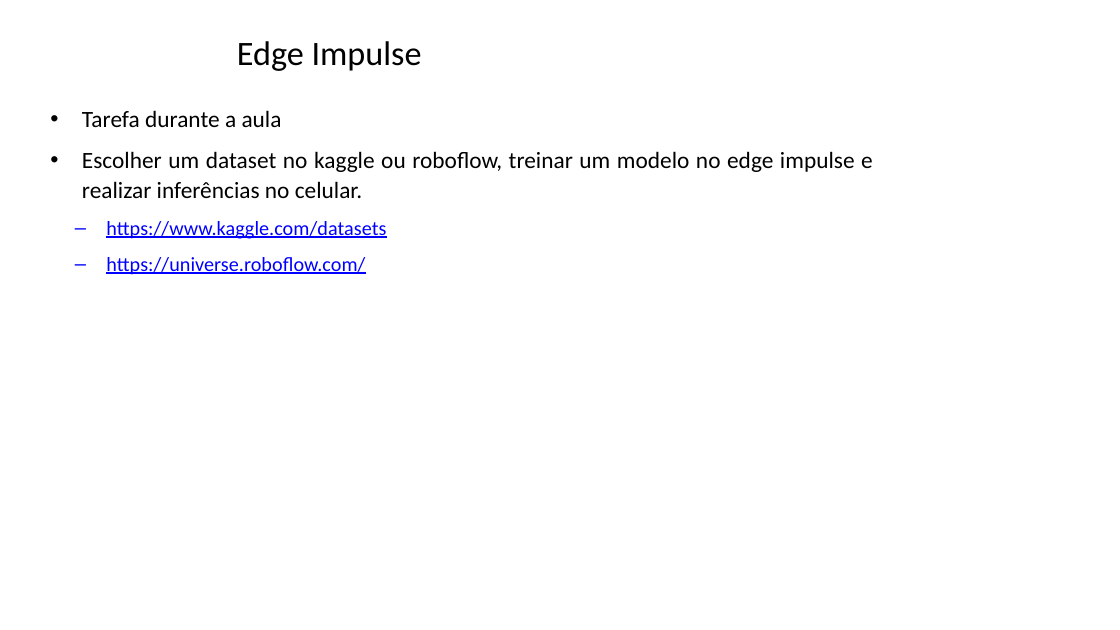
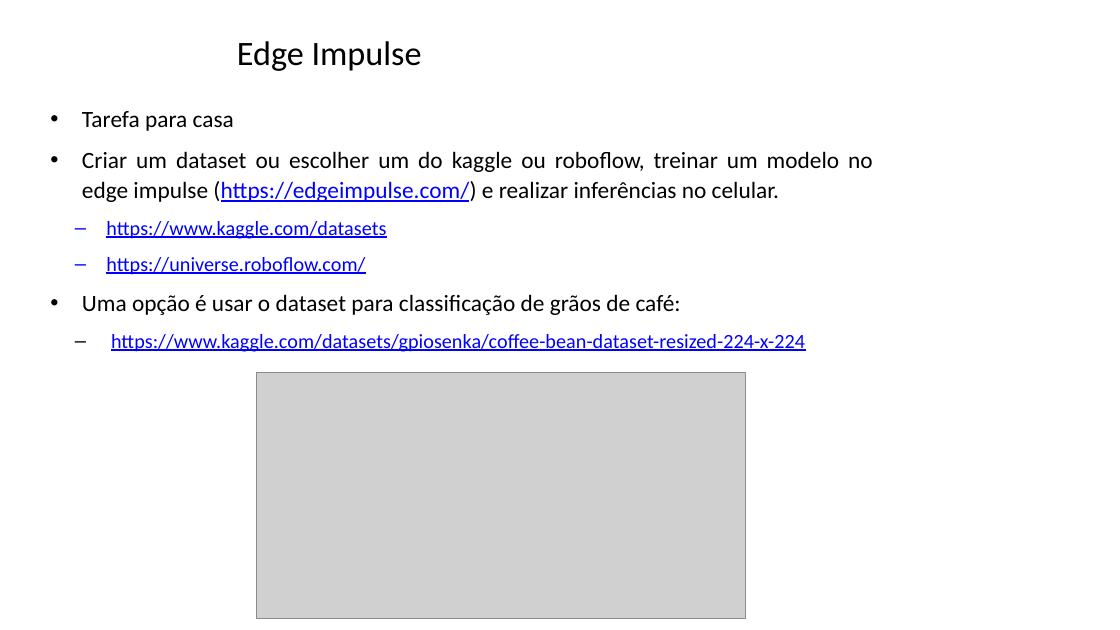
Before and after one commit to zz4fap/tp557-iot-ml, a slide deck: slide 70 of slides/TP557_14_introducao_tensorflowlite.pptx (slide 71 before the commit). Drawn at 1120x630 pixels with LibreOffice and Linux fonts; fonts in the diff are those of the drawing; grey boxes stand for pictures; background and template pictures are left out. Boxes give left, top, right and bottom in pixels: in the first picture for what was removed or moved away, otherwise in the second. Text is boxed around its words. In the diff, an @@ line names an element or a change of style, - is before the commit and + after.

Commit message:
update of slides

```diff
--- a/slides/TP557_14_introducao_tensorflowlite.pptx
+++ b/slides/TP557_14_introducao_tensorflowlite.pptx
@@ text at bbox=[82, 111, 873, 202]: text changed @@
-• Tarefa durante a aula
-• Escolher um dataset no kaggle ou roboflow, treinar um modelo no edge impulse e realizar inferências no celular.
+• Tarefa para casa
+• Criar um dataset ou escolher um do kaggle ou roboflow, treinar um modelo no edge impulse (https://edgeimpulse.com/) e realizar inferências no celular.
@@ text at bbox=[82, 294, 805, 352]: paragraphs added @@
+• Uma opção é usar o dataset para classificação de grãos de café:
+  – https://www.kaggle.com/datasets/gpiosenka/coffee-bean-dataset-resized-224-x-224
@@ picture added at bbox=[256, 373, 745, 619] @@
```
Also in this commit, not shown: 2 slides removed, 1 other file.
